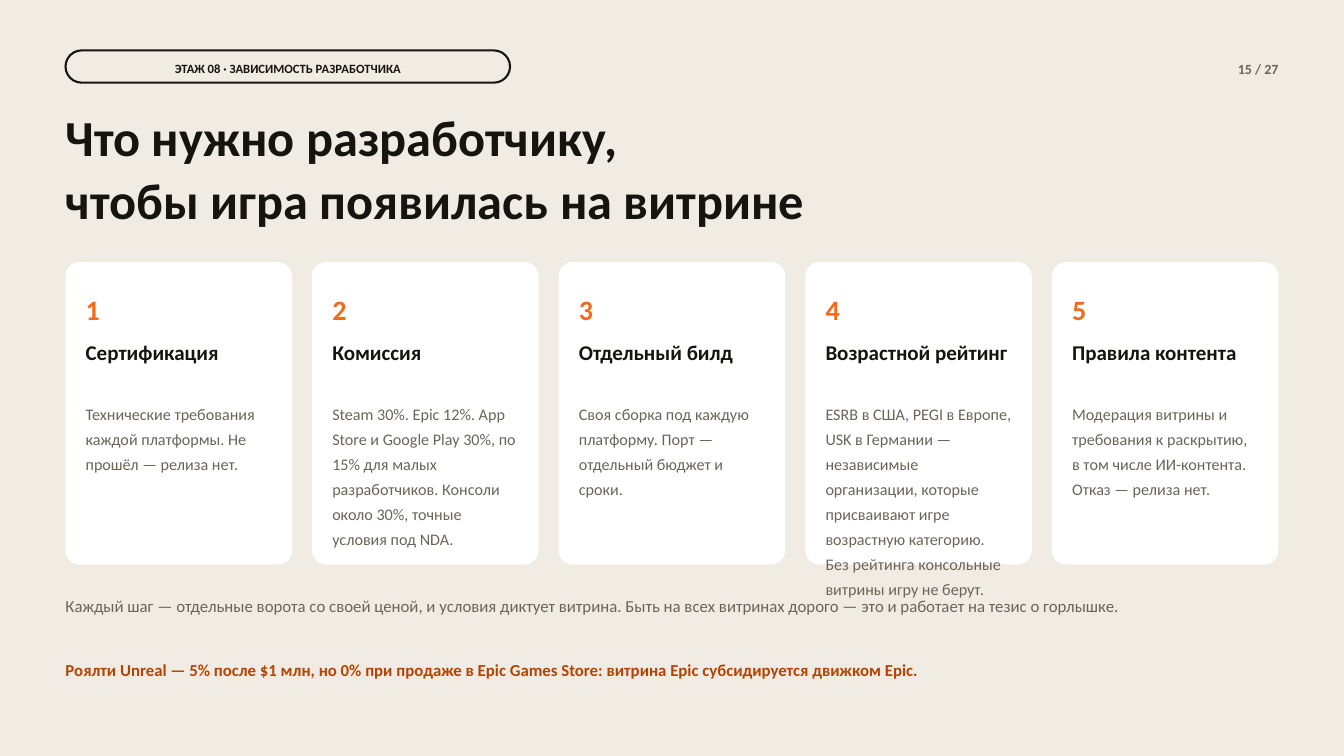
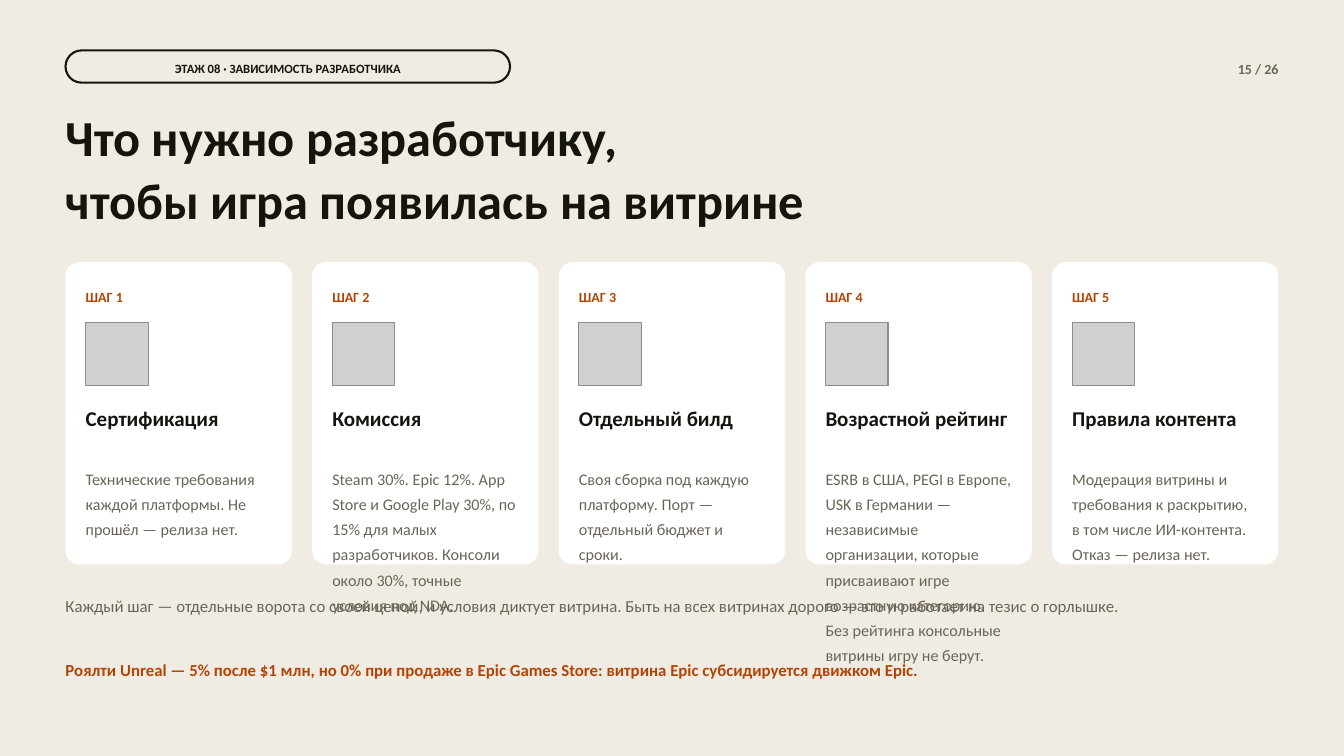
Before and after one commit to Kom1sh/pas-takt2, a slide deck: slide 15 of takt2-gamedev.pptx. Drawn at 1344x756 pixels with LibreOffice and Linux fonts; fonts in the diff are those of the drawing; grey boxes stand for pictures. Boxes give left, top, right and bottom in pixels: in the first picture for what was removed or moved away, otherwise in the second. Text is boxed around its words. In the diff, an @@ line names an element or a change of style, - is before the commit and + after.

```diff
--- a/takt2-gamedev.pptx
+++ b/takt2-gamedev.pptx
@@ text at [1238,64,1278,74]: text changed @@
-15 / 27
+15 / 26
@@ text at [86,293,123,302]: text changed; size 20 to 10 pt; text colour #F26A1B to #B34405 @@
-1
+ШАГ 1
@@ text at [332,293,369,302]: text changed; size 20 to 10 pt; text colour #F26A1B to #B34405 @@
-2
+ШАГ 2
@@ text at [579,293,616,302]: text changed; size 20 to 10 pt; text colour #F26A1B to #B34405 @@
-3
+ШАГ 3
@@ text at [826,293,863,302]: text changed; size 20 to 10 pt; text colour #F26A1B to #B34405 @@
-4
+ШАГ 4
@@ text at [1072,293,1109,302]: text changed; size 20 to 10 pt; text colour #F26A1B to #B34405 @@
-5
+ШАГ 5
@@ picture added at [86,323,148,385] @@
@@ picture added at [333,323,395,385] @@
@@ picture added at [579,323,641,385] @@
@@ picture added at [826,323,888,385] @@
@@ picture added at [1073,323,1135,385] @@
@@ 5 texts: place and size @@
-5 texts at [86,345,1236,364]
+5 texts at [86,411,1236,430]
@@ text "Технические требования каждой платформы. Не ...": place and size @@
-text "Технические требования каждой платформы. Не ..." at [86,409,255,473]
+text "Технические требования каждой платформы. Не ..." at [86,474,255,538]
@@ text "Steam 30%. Epic 12%. App ...": place and size @@
-text "Steam 30%. Epic 12%. App ..." at [332,409,516,548]
+text "Steam 30%. Epic 12%. App ..." at [332,474,516,615]
@@ text "Своя сборка под каждую платформу. ..." rewrapped from [579,409,749,498] to [579,474,749,538] @@
@@ text "ESRB в США, PEGI в ...": place and size @@
-text "ESRB в США, PEGI в ..." at [826,409,1011,601]
+text "ESRB в США, PEGI в ..." at [826,474,1011,666]
@@ text "Модерация витрины и требования к ...": place and size @@
-text "Модерация витрины и требования к ..." at [1072,409,1247,498]
+text "Модерация витрины и требования к ..." at [1072,474,1247,563]
```
Also in this commit, not shown: 25 other slides changed, 1 slide removed, 15 other files.
